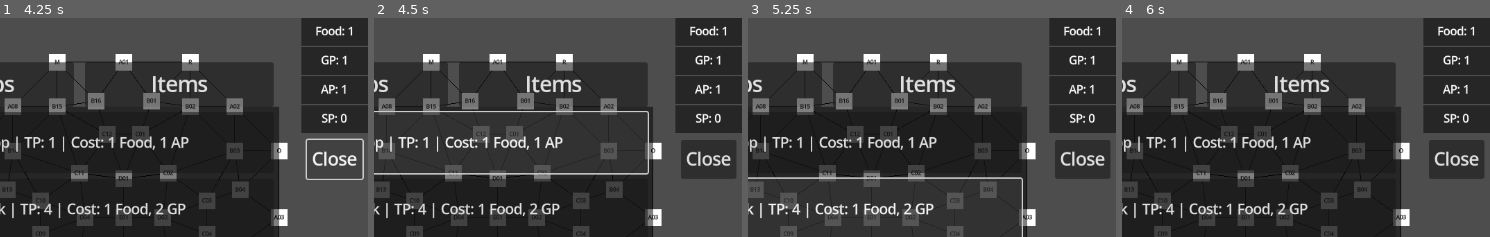
Above: before the commit, frames 1-4 (left to right).
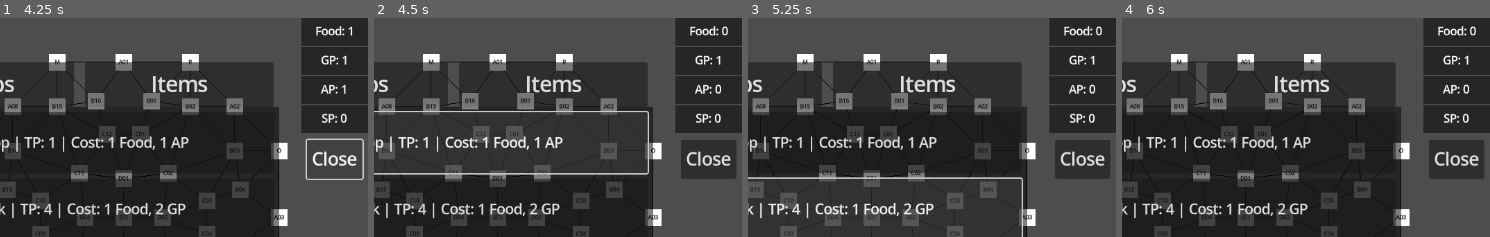
Above: after the commit, the same moments.

Repository: JadenValdez/DivideAndConquer
Game: Godot game, scene res://Scenes/Multiplayer.tscn
Two runs of this game, one before a commit and one after it. Both use one fixed random seed, a clock stepped at 60 frames per second and the inputs below.
Inputs (mouse positions are % of the whole screen's width and height, from its top left):
- Up to frame 1 (4.25 s): tap Enter at 0.5 s; move the mouse to (70, 46) at 0.52 s; click (70, 46) at 0.67 s; click "Host Game" at 1.25 s; click "Start Game" at 2 s; click "Ready Up" at 2.75 s; click "Craft" at 3.5 s
- Up to frame 2 (4.5 s): click "Troop | TP: 1 | Cost: 1 Food,…" at 4.25 s
- Up to frame 3 (5.25 s): click "Tank | TP: 4 | Cost: 1 Food, …" at 5 s
- Up to frame 4 (6 s): click "Mortar | TP: 0 / 5(Shot) | Co…" at 5.75 s
The pictures show only the part of the screen within x 50-100%, y 0-50%; the shares and areas given below are measured in that part.

Frame 1 is identical in both runs. In frame 2, 0.1% of the frame differs, in the area x 92-97%, y 3-35%; in frame 3, 0.1%; in frame 4, 0.1%.
Error in both runs: Invalid access to property or key 'None' on a base object of type 'Dictionary'. (res://Scripts/MainBoard.gd:84)

Commit message:
Fixed Bugs
Resources now visually update when crafting a troop. Undo now works on undoing a placement action.

Diff:
--- a/Scripts/CraftingWindow.gd
+++ b/Scripts/CraftingWindow.gd
@@ -11,6 +11,7 @@
 		GameManager.Players[multiplayer.get_unique_id()].Resources.Food -= 1
 		GameManager.Players[multiplayer.get_unique_id()].Resources.AP -= 1
 		SignalBus.craft_troop.emit("Troop", 1)
+		SignalBus.update_resource_tabs.emit()
 	else:
 		print("Cannot afford Troop")
 
@@ -19,6 +20,7 @@
 		GameManager.Players[multiplayer.get_unique_id()].Resources.Food -= 1
 		GameManager.Players[multiplayer.get_unique_id()].Resources.GP -= 2
 		SignalBus.craft_troop.emit("Tank", 5)
+		SignalBus.update_resource_tabs.emit()
 	else:
 		print("Cannot afford Tank")
 
@@ -27,6 +29,7 @@
 		GameManager.Players[multiplayer.get_unique_id()].Resources.GP -= 1
 		GameManager.Players[multiplayer.get_unique_id()].Resources.AP -= 1
 		SignalBus.craft_troop.emit("Mortar", 0)
+		SignalBus.update_resource_tabs.emit()
 	else:
 		print("Cannot afford Mortar")
 
--- a/Scripts/ResourceTabs.gd
+++ b/Scripts/ResourceTabs.gd
@@ -8,9 +8,10 @@
 # Called when the node enters the scene tree for the first time.
 func _ready() -> void:
 	SignalBus.add_resources.connect(_add_resources)
-	update_resource_tabs()
+	SignalBus.update_resource_tabs.connect(_update_resource_tabs)
+	_update_resource_tabs()
 
-func update_resource_tabs() -> void:
+func _update_resource_tabs() -> void:
 	food_label.text = "Food: " + str(GameManager.Players[multiplayer.get_unique_id()].Resources.Food)
 	gp_label.text = "GP: " + str(GameManager.Players[multiplayer.get_unique_id()].Resources.GP)
 	ap_label.text = "AP: " + str(GameManager.Players[multiplayer.get_unique_id()].Resources.AP)
@@ -19,4 +20,4 @@
 func _add_resources(tile_type: String) -> void:
 	for resource_type in TileResources.RESOURCES[tile_type]:
 		GameManager.Players[multiplayer.get_unique_id()].Resources[resource_type] += TileResources.RESOURCES[tile_type][resource_type]
-	update_resource_tabs()
+	_update_resource_tabs()
--- a/Scripts/SignalBus.gd
+++ b/Scripts/SignalBus.gd
@@ -32,5 +32,6 @@
 signal update_troop_info
 
 signal craft_troop
+signal update_resource_tabs
 
 signal start_next_round
--- a/Scripts/Territory.gd
+++ b/Scripts/Territory.gd
@@ -50,11 +50,14 @@
 
 func _show_placement_spaces() -> void:
 	place.hide()
+	move.hide()
+	pause.hide()
 	for id in GameManager.Players[multiplayer.get_unique_id()].Territory:
 		if id == tile_id:
 			place.show()
 
 func _show_movement_spaces() -> void:
+	place.hide()
 	move.hide()
 	pause.hide()
 	for id in MovementLogic.MoveableSpaces:
@@ -64,6 +67,7 @@
 		pause.show()
 
 func _mortar_firing_mode() -> void:
+	place.hide()
 	move.hide()
 	pause.hide()
 	for id in MovementLogic.MoveableSpaces:
--- a/Scripts/TroopTab.gd
+++ b/Scripts/TroopTab.gd
@@ -72,6 +72,7 @@
 			location = location_space
 			troop_location.text = location
 			move_amount = 1
+			SignalBus.select_troop.emit(troop_id, troop_type, location_space)
 
 		elif action == "Pause":
 			match move_amount:
@@ -171,13 +172,16 @@
 	if troop_id == PlayerInformation.SelectedTroop:
 		match move_amount:
 			0:
-				pass
+				location = "None"
+				troop_location.text = "None"
+				SignalBus.select_troop.emit(0, troop_type, "None")
 			1:
 				if recently_crafted:
-					SignalBus.CurrentAction = "Place"
-					SignalBus.select_troop.emit(troop_id, troop_type, "None")
-				else:
-					pass
+					location = "None"
+					troop_location.text = "None"
+					SignalBus.select_troop.emit(troop_id, troop_type, "None")
+				else:
+					SignalBus.select_troop.emit(0, troop_type, "None")
 			2:
 				move_1.hide()
 				move_1.modulate = Color(1, 1, 1, 1)
